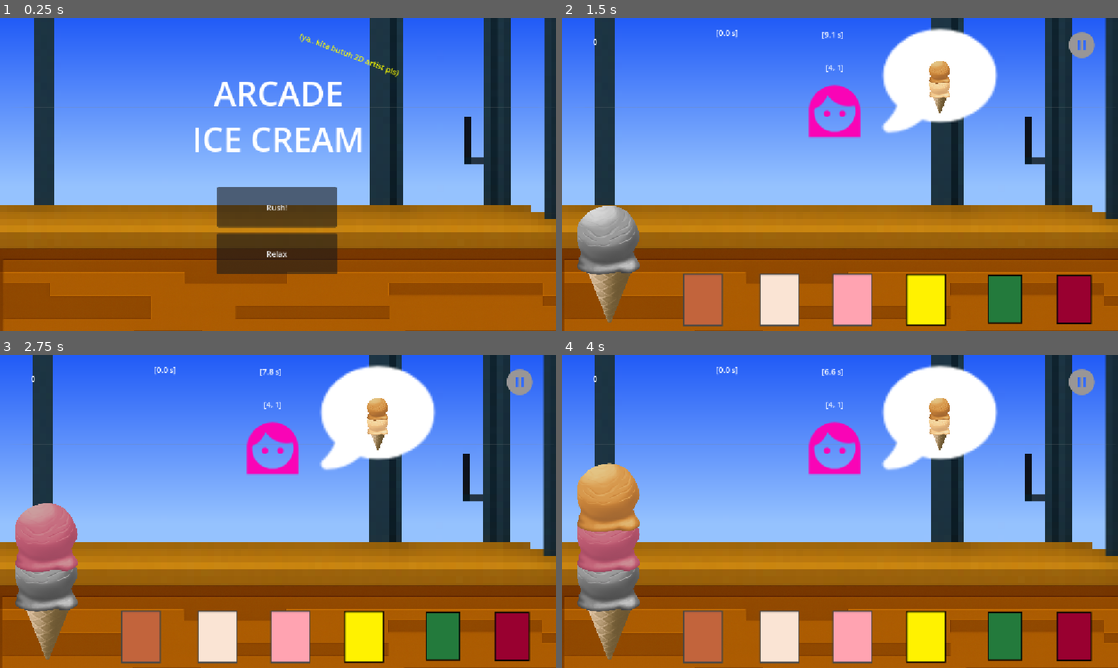
Above: before the commit, frames 1-4 (two rows, left to right).
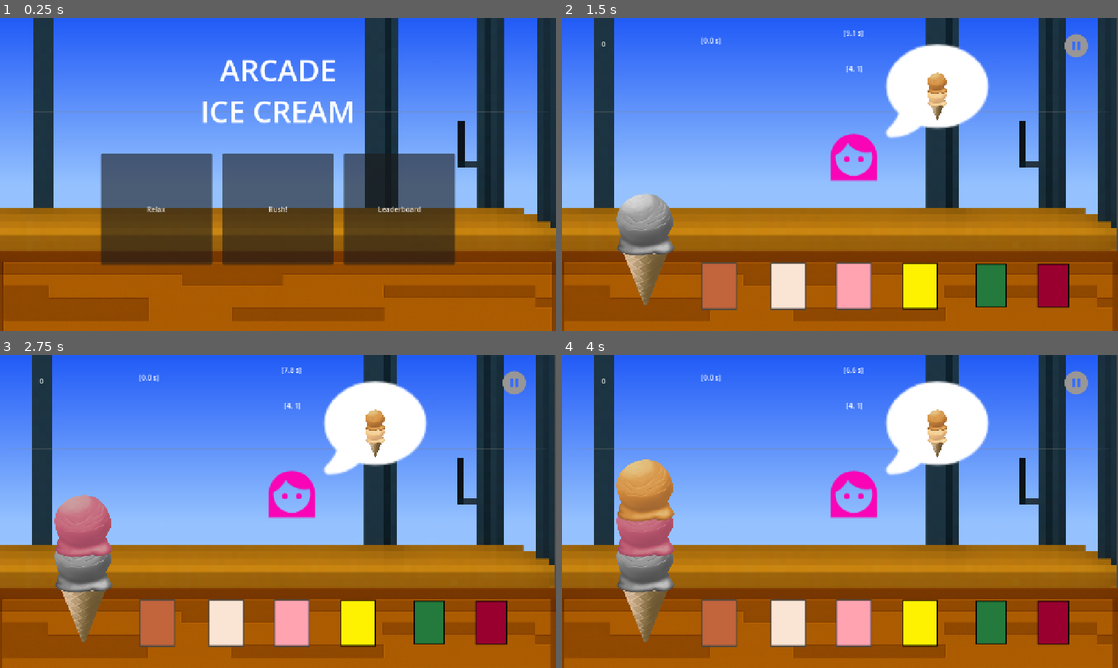
Above: after the commit, the same moments.

Repository: adamsutan/ice_cream_arcade
Game: Godot game, scene res://main_menu.tscn
The game is run twice, just before and just after one commit, with the same random seed, the same clock (stepped at 60 frames per second) and the same inputs.
Inputs (mouse positions are in pixels of both pictures, inside the frame that each line leads up to; where the layout moved, square brackets give the same spot in the first picture):
- Up to frame 1 (0.25 s): no input
- Up to frame 2 (1.5 s): click "Rush!" at 0.5 s; click (789, 284) [778, 296] at 1.25 s
- Up to frame 3 (2.75 s): click (294, 621) [289, 633] at 2 s
- Up to frame 4 (4 s): click (717, 621) [701, 633] at 2.75 s; click (917, 624) [923, 639] at 3.5 s

The runs differ from the first frame. In frame 1, 29% of the frame differs, in the area x 0-100%, y 0-100%; in frame 2, 25%; in frame 3, 26%; in frame 4, 28%.

Commit message:
720p Window Setting

Diff:
--- a/game.tscn
+++ b/game.tscn
@@ -20,9 +20,9 @@
 [node name="InteriorScene" parent="." instance=ExtResource("2_iotsf")]
 
 [node name="TimerDisplay" type="RichTextLabel" parent="."]
-offset_left = 516.0
+offset_left = 626.0
 offset_top = 8.0
-offset_right = 611.0
+offset_right = 721.0
 offset_bottom = 60.0
 text = "Timer"
 fit_content = true
@@ -30,28 +30,28 @@
 vertical_alignment = 1
 
 [node name="Order" type="RichTextLabel" parent="."]
-offset_left = 454.0
-offset_top = 82.0
-offset_right = 680.0
-offset_bottom = 122.0
+offset_left = 562.0
+offset_top = 96.0
+offset_right = 788.0
+offset_bottom = 136.0
 text = "[Orders]"
 horizontal_alignment = 1
 vertical_alignment = 1
 
 [node name="ScoreLabel" type="RichTextLabel" parent="."]
-offset_left = 23.0
-offset_top = 29.0
-offset_right = 120.0
-offset_bottom = 69.0
+offset_left = 50.0
+offset_top = 40.0
+offset_right = 147.0
+offset_bottom = 80.0
 text = "Score"
 horizontal_alignment = 1
 vertical_alignment = 1
 
 [node name="CustomerDisplay" type="Node2D" parent="."]
-position = Vector2(567, 193)
+position = Vector2(674, 320)
 
 [node name="OrderDisplay" type="Node2D" parent="."]
-position = Vector2(785, 130)
+position = Vector2(866, 168)
 
 [node name="bubble" type="Sprite2D" parent="OrderDisplay"]
 scale = Vector2(4, 4)
@@ -66,69 +66,69 @@
 position = Vector2(0, 12)
 
 [node name="Vanilla" type="TextureButton" parent="."]
-offset_left = 529.0
-offset_top = 479.0
-offset_right = 729.0
-offset_bottom = 629.0
+offset_left = 599.0
+offset_top = 512.0
+offset_right = 799.0
+offset_bottom = 662.0
 rotation = 1.5707964
 texture_normal = ExtResource("2_fc0e3")
 stretch_mode = 0
 
 [node name="Strawberry" type="TextureButton" parent="."]
-offset_left = 680.0
-offset_top = 479.0
-offset_right = 880.0
-offset_bottom = 629.0
+offset_left = 750.0
+offset_top = 512.0
+offset_right = 950.0
+offset_bottom = 662.0
 rotation = 1.5707964
 texture_normal = ExtResource("3_7jktm")
 stretch_mode = 0
 
 [node name="Chocolate" type="TextureButton" parent="."]
-offset_left = 370.0
-offset_top = 479.0
-offset_right = 570.0
-offset_bottom = 629.0
+offset_left = 440.0
+offset_top = 512.0
+offset_right = 640.0
+offset_bottom = 662.0
 rotation = 1.5707964
 texture_normal = ExtResource("4_ryrav")
 stretch_mode = 0
 
 [node name="Banana" type="TextureButton" parent="."]
-offset_left = 680.0
-offset_top = 667.0
-offset_right = 839.0
-offset_bottom = 817.0
+offset_left = 750.0
+offset_top = 700.0
+offset_right = 909.0
+offset_bottom = 850.0
 rotation = -1.5707964
 texture_normal = ExtResource("7_vef74")
 stretch_mode = 0
 
 [node name="Green_Tea" type="TextureButton" parent="."]
-offset_left = 986.0
-offset_top = 504.0
-offset_right = 1136.0
-offset_bottom = 634.0
+offset_left = 1056.0
+offset_top = 537.0
+offset_right = 1206.0
+offset_bottom = 667.0
 rotation = 1.5707964
 texture_normal = ExtResource("8_hve3p")
 stretch_mode = 0
 
 [node name="Red_Velvet" type="TextureButton" parent="."]
-offset_left = 1130.0
-offset_top = 504.0
-offset_right = 1281.0
-offset_bottom = 636.0
+offset_left = 1200.0
+offset_top = 537.0
+offset_right = 1351.0
+offset_bottom = 669.0
 rotation = 1.5707964
 texture_normal = ExtResource("9_mfdv2")
 stretch_mode = 0
 
 [node name="IceCreamDisplay" type="Node2D" parent="."]
-z_index = 5
-position = Vector2(98, 456)
+z_index = 1
+position = Vector2(194, 472)
 scale = Vector2(2, 2)
 
 [node name="cone" type="TextureButton" parent="IceCreamDisplay"]
-offset_left = -27.0
-offset_top = 13.000001
-offset_right = 348.0
-offset_bottom = 511.0
+offset_left = -28.0
+offset_top = 20.0
+offset_right = 347.0
+offset_bottom = 532.0
 scale = Vector2(0.15, 0.15)
 texture_normal = ExtResource("8_mfdv2")
 
@@ -142,17 +142,18 @@
 [node name="StreakTimer" type="Timer" parent="."]
 
 [node name="PauseButton" type="TextureButton" parent="."]
-offset_left = 1047.0
-offset_top = 24.0
-offset_right = 1111.0
-offset_bottom = 88.0
+offset_left = 1154.0
+offset_top = 32.0
+offset_right = 1218.0
+offset_bottom = 96.0
 texture_normal = ExtResource("11_mfdv2")
 
 [node name="CanvasLayer" type="CanvasLayer" parent="."]
+visible = false
 follow_viewport_enabled = true
 
 [node name="Pause_menu" parent="CanvasLayer" instance=ExtResource("12_iotsf")]
-z_index = 15
+z_index = 20
 z_as_relative = false
 y_sort_enabled = true
 offset_left = -1.0
@@ -160,10 +161,10 @@
 offset_bottom = -1.0
 
 [node name="Streak_Timer_Debug" type="RichTextLabel" parent="."]
-offset_left = 321.0
-offset_top = 19.0
-offset_right = 493.0
-offset_bottom = 59.0
+offset_left = 322.0
+offset_top = 40.0
+offset_right = 494.0
+offset_bottom = 80.0
 text = "Streak_Time_Debug
 "
 
--- a/interior_scene.tscn
+++ b/interior_scene.tscn
@@ -16,13 +16,13 @@
 
 [node name="Background" type="Sprite2D" parent="."]
 z_index = -1
-position = Vector2(580.49994, 323.5)
-scale = Vector2(18.140623, 10.109375)
+position = Vector2(639.99994, 359.99997)
+scale = Vector2(19.999998, 11.249999)
 texture = SubResource("GradientTexture2D_4hts7")
 
 [node name="Interior" type="Sprite2D" parent="."]
-position = Vector2(584, 256)
-scale = Vector2(0.76, 0.76)
+position = Vector2(640.16003, 293.44)
+scale = Vector2(0.83312505, 0.833125)
 texture = ExtResource("1_jn8aq")
 
 [node name="Table" type="Sprite2D" parent="Interior"]
--- a/main_menu.tscn
+++ b/main_menu.tscn
@@ -14,44 +14,41 @@
 
 [node name="InteriorScene" parent="." instance=ExtResource("2_7vrkn")]
 
+[node name="leaderboard" type="Button" parent="."]
+layout_mode = 0
+offset_left = 792.0
+offset_top = 312.0
+offset_right = 1048.0
+offset_bottom = 568.0
+text = "Leaderboard"
+
 [node name="rush" type="Button" parent="."]
 layout_mode = 0
-offset_left = 450.0
-offset_top = 350.0
-offset_right = 698.0
-offset_bottom = 434.0
+offset_left = 512.0
+offset_top = 312.0
+offset_right = 768.0
+offset_bottom = 568.0
 text = "Rush!"
 
 [node name="relax" type="Button" parent="."]
 layout_mode = 0
-offset_left = 449.0
-offset_top = 446.0
-offset_right = 699.0
-offset_bottom = 530.0
+offset_left = 232.0
+offset_top = 312.0
+offset_right = 488.0
+offset_bottom = 568.0
 text = "Relax"
 
 [node name="RichTextLabel" type="RichTextLabel" parent="."]
 layout_mode = 0
-offset_left = 378.0
-offset_top = 108.0
-offset_right = 776.0
-offset_bottom = 298.0
+offset_left = 440.0
+offset_top = 72.0
+offset_right = 840.0
+offset_bottom = 272.0
 theme_override_font_sizes/normal_font_size = 69
 text = "ARCADE ICE CREAM
 "
 fit_content = true
 horizontal_alignment = 1
 
-[node name="RichTextLabel2" type="RichTextLabel" parent="."]
-layout_mode = 0
-offset_left = 625.99994
-offset_top = 24.99997
-offset_right = 855.99994
-offset_bottom = 79.99997
-rotation = 0.36593312
-theme_override_colors/default_color = Color(1, 1, 0, 1)
-text = "(ya.. kita butuh 2D artist pls)"
-fit_content = true
-
 [connection signal="pressed" from="rush" to="." method="_on_rush_pressed"]
 [connection signal="pressed" from="relax" to="." method="_on_relax_pressed"]
--- a/project.godot
+++ b/project.godot
@@ -21,6 +21,8 @@
 
 [display]
 
+window/size/viewport_width=1280
+window/size/viewport_height=720
 window/size/mode=3
 window/size/initial_position_type=0
 window/stretch/mode="canvas_items"
